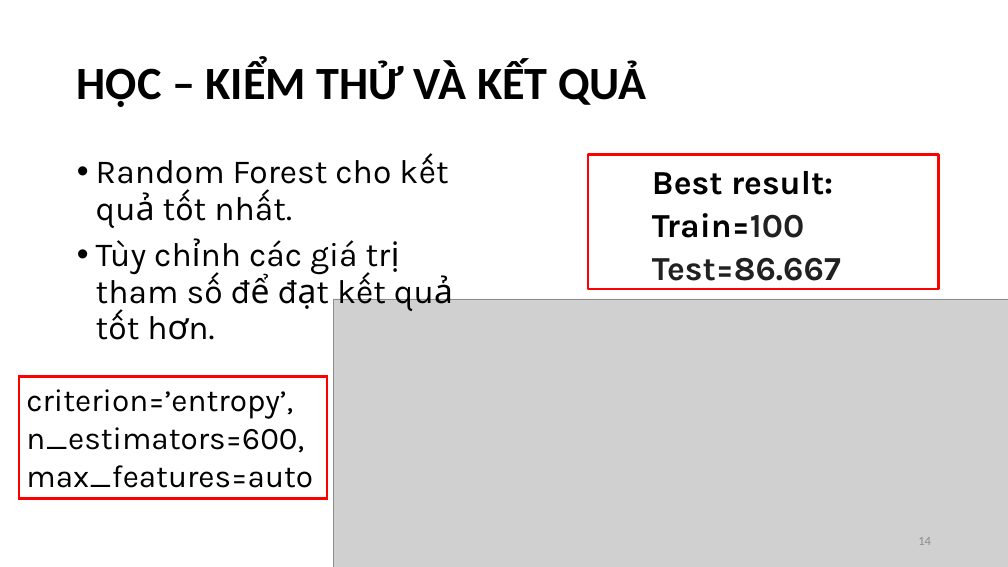
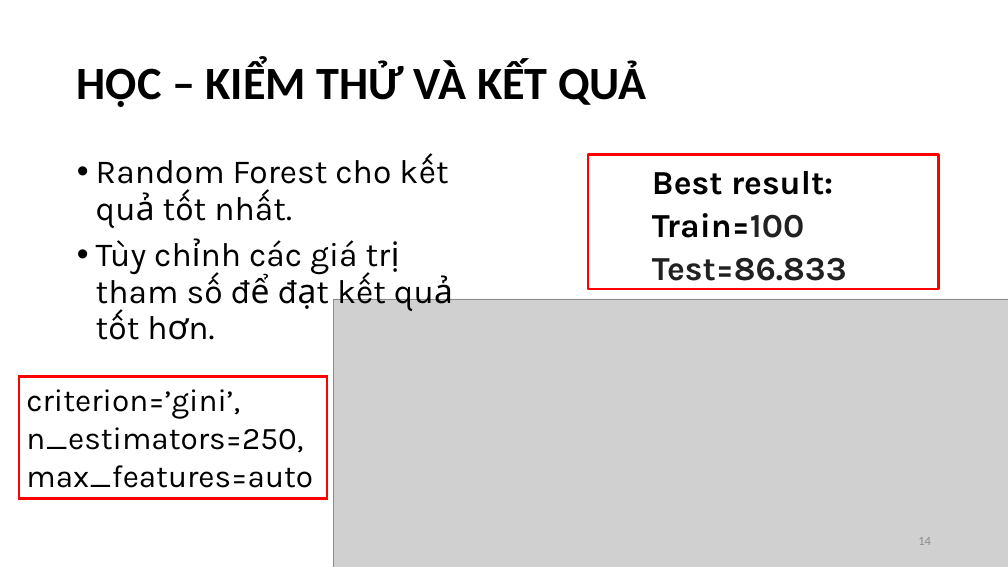
Before and after one commit to Blackmen2108/DS_Final_Project, a slide deck: slide 14 of Report/1612888_1612892.pptx. Drawn at 1008x567 pixels with LibreOffice and Linux fonts; fonts in the diff are those of the drawing; grey boxes stand for pictures. Boxes give left, top, right and bottom in pixels: in the first picture for what was removed or moved away, otherwise in the second. Text is boxed around its words. In the diff, an @@ line names an element or a change of style, - is before the commit and + after.

```diff
--- a/Report/1612888_1612892.pptx
+++ b/Report/1612888_1612892.pptx
@@ text in rectangle at box(652, 257, 847, 289): text changed @@
-Test=86.667
+Test=86.833
@@ text in rectangle at box(26, 389, 313, 488): text changed @@
-criterion=’entropy’, n_estimators=600, max_features=auto
+criterion=’gini’, n_estimators=250, max_features=auto
```
Also in this commit, not shown: 8 other slides changed, 2 other files.
